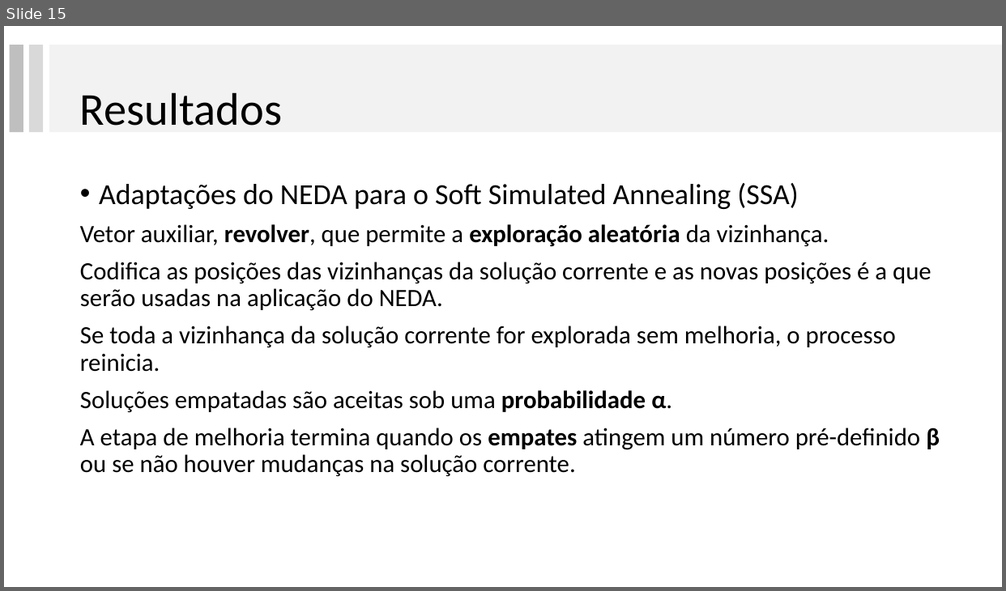
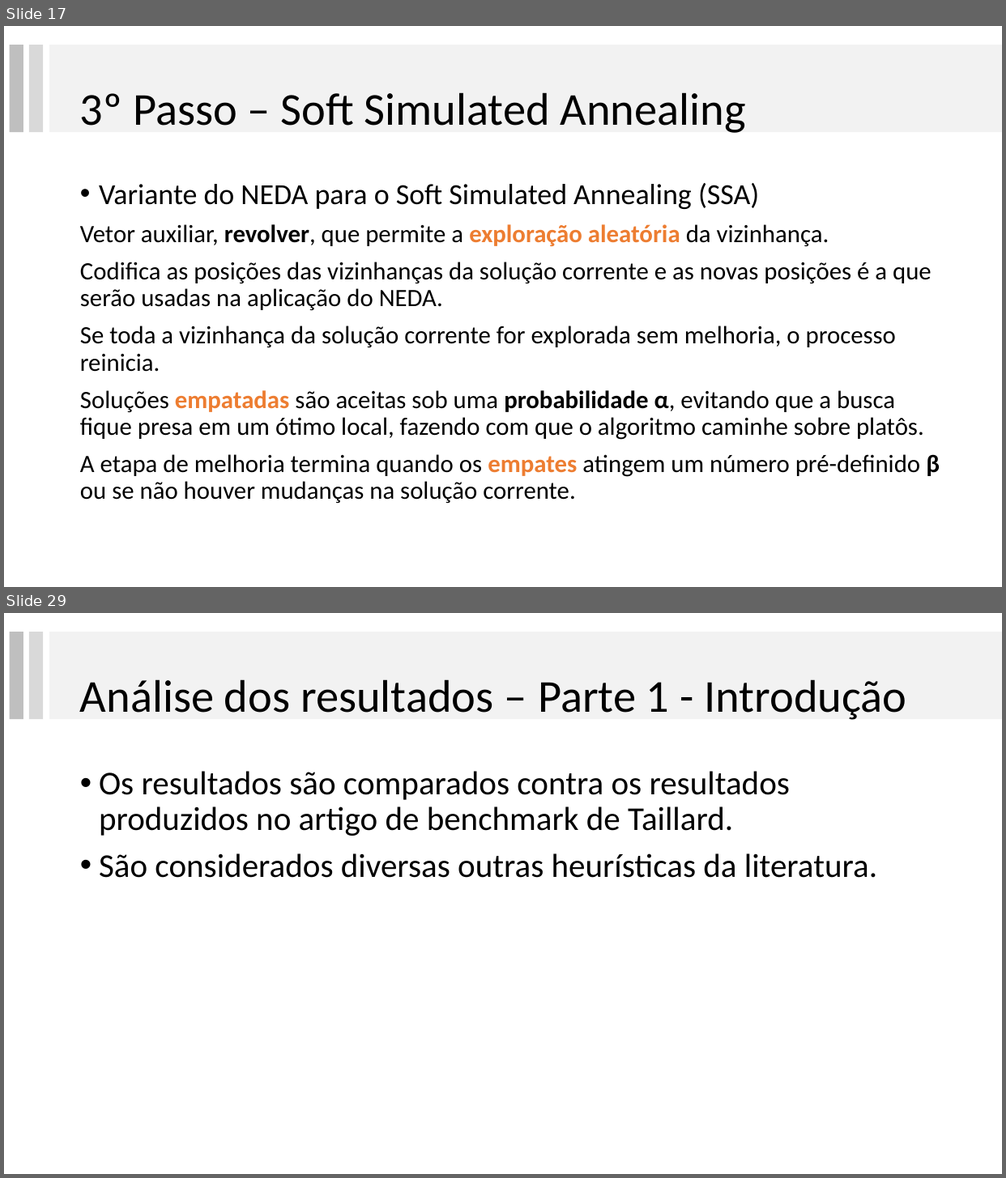
Before and after one commit to lpbiasoto/metaheuristicas, a slide deck: ApresentacaoRibas/apresentaçãoRibas_JHA.pptx. Shown one above the other, each under a label of ours: slide 15 before the commit, slides 17 and 29 after it; the slides between them are not shown. The pictures are 1006x591 and 1006x1178 pixels, drawn with LibreOffice and Linux fonts; fonts in the diff are those of the drawing. Boxes give left, top, right and bottom in pixels: in the first picture for what was removed or moved away, otherwise in the second. Text is boxed around its words. In the diff, an @@ line names an element or a change of style, - is before the commit and + after.

```diff
--- a/ApresentacaoRibas/apresentaçãoRibas_JHA.pptx
+++ b/ApresentacaoRibas/apresentaçãoRibas_JHA.pptx
@@ slide 29 added at box(4, 613, 1002, 1174), background #FFFFFF @@
@@ rectangle added at box(9, 632, 23, 719), fill #BFBFBF @@
@@ rectangle added at box(28, 632, 43, 719), fill #D9D9D9 @@
@@ rectangle added at box(49, 632, 1002, 719), fill #F2F2F2 @@
@@ title added at box(80, 679, 906, 720), 44 pt, text #000000 @@
+Análise dos resultados – Parte 1 - Introdução
@@ text added at box(99, 771, 877, 878), 32 pt, text #000000 @@
+• Os resultados são comparados contra os resultados produzidos no artigo de benchmark de Taillard.
+• São considerados diversas outras heurísticas da literatura.
@@ what was slide 15 is now slide 17 @@
@@ slide 17 changed as well @@
@@ title at box(80, 92, 746, 133): text changed @@
-Resultados
+3º Passo – Soft Simulated Annealing
@@ text at box(99, 183, 759, 209): text changed @@
-• Adaptações do NEDA para o Soft Simulated Annealing (SSA)
+• Variante do NEDA para o Soft Simulated Annealing (SSA)
@@ text at box(80, 224, 940, 503): text colour #000000 to #ED7D31 in "exploração aleatória", "empates" @@
@@ text at box(80, 390, 924, 440): text changed @@
-Soluções empatadas são aceitas sob uma probabilidade α.
+Soluções empatadas são aceitas sob uma probabilidade α, evitando que a busca fique presa em um ótimo local, fazendo com que o algoritmo caminhe sobre platôs.
```
Also in this commit, not shown: 9 other slides changed, 24 other slides added, 4 slides removed.
